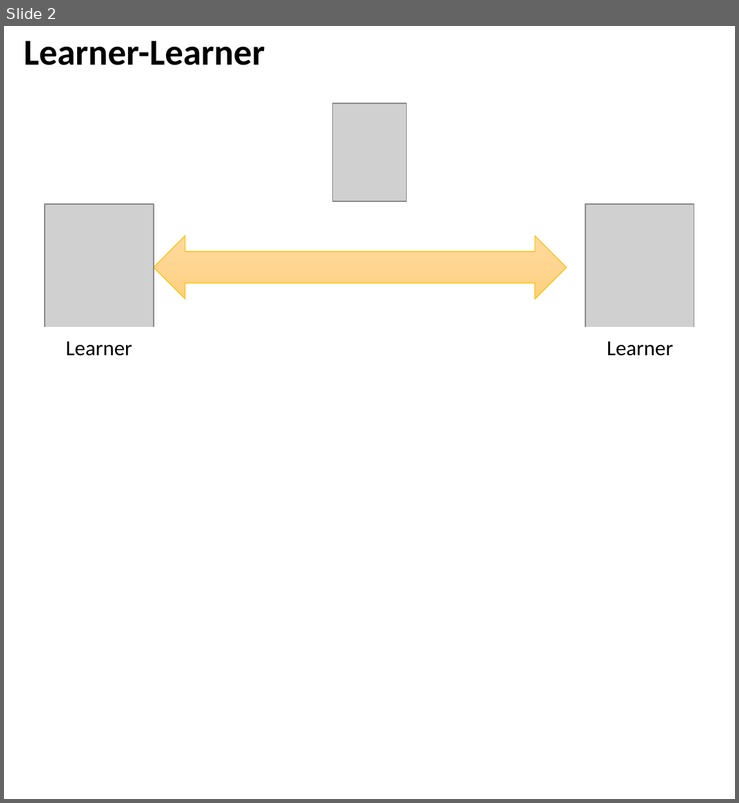
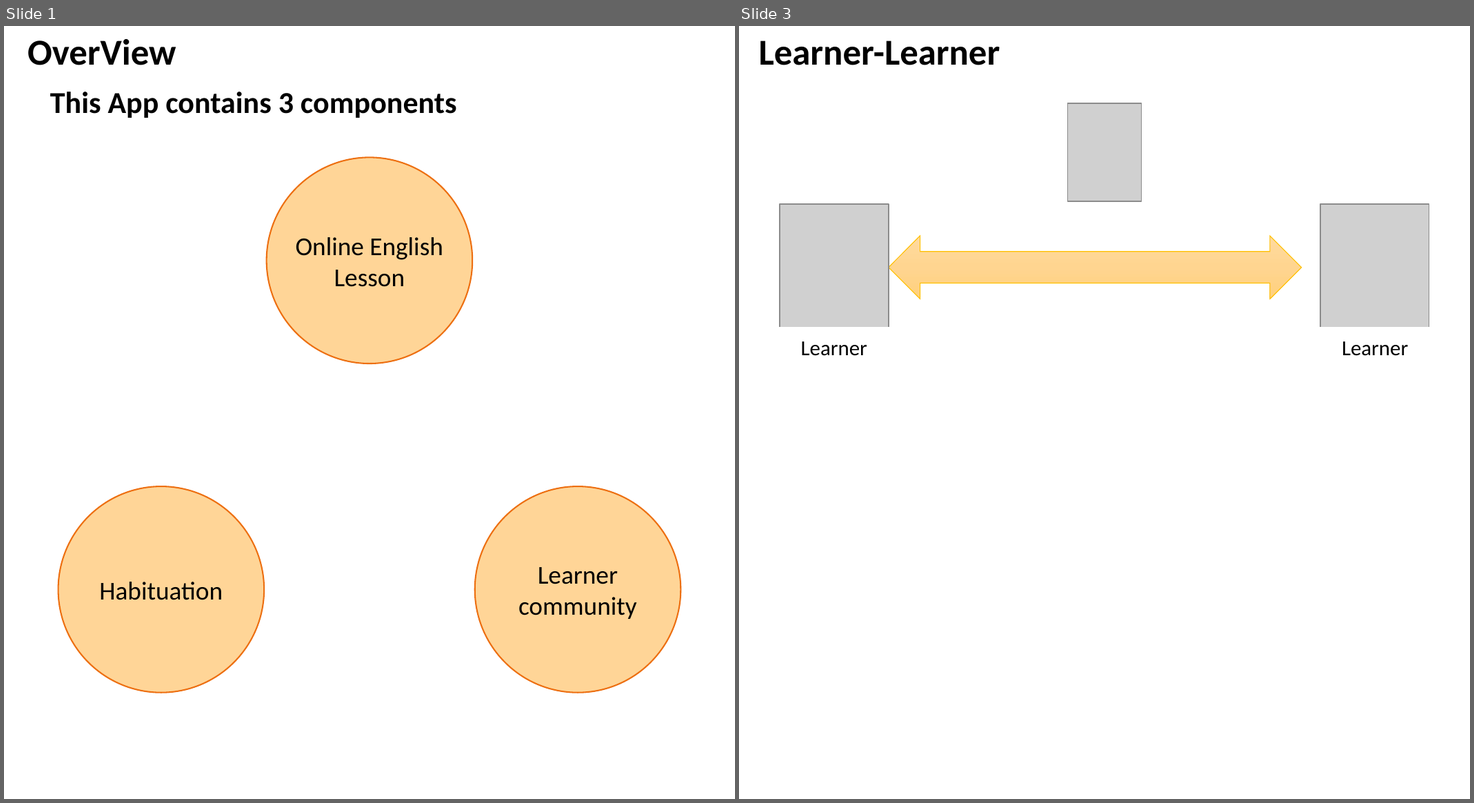
Before and after one commit to teamCairo/convas, a slide deck: zz_document/project_Parfait/conceptUI.pptx. Shown side by side, each under a label of ours: slide 2 before the commit, slides 1 and 3 after it; the slides between them are not shown. The pictures are 739x803 and 1474x803 pixels, drawn with LibreOffice and Linux fonts; fonts in the diff are those of the drawing; grey boxes stand for pictures. Boxes give left, top, right and bottom in pixels: in the first picture for what was removed or moved away, otherwise in the second. Text is boxed around its words. In the diff, an @@ line names an element or a change of style, - is before the commit and + after.

```diff
--- a/zz_document/project_Parfait/conceptUI.pptx
+++ b/zz_document/project_Parfait/conceptUI.pptx
@@ slide 1 added at <box>4,26,735,799</box>, background #FFFFFF @@
@@ rectangle added at <box>17,27,347,74</box>, fill #FFFFFF, outline #FFFFFF 1 pt, 25.4 pt, text #000000, bold @@
+OverView
@@ rectangle added at <box>40,65,535,136</box>, fill #FFFFFF, outline #FFFFFF 1 pt, 21.2 pt, text #000000, bold @@
+This App contains 3 components
@@ ellipse added at <box>267,158,473,364</box>, fill #FFD597, outline #ED6F11 1 pt, 18 pt, text #000000 @@
+Online English
+Lesson
@@ ellipse added at <box>59,486,265,693</box>, fill #FFD597, outline #ED6F11 1 pt, 18 pt, text #000000 @@
+Habituation
@@ ellipse added at <box>475,486,681,693</box>, fill #FFD597, outline #ED6F11 1 pt, 18 pt, text #000000 @@
+Learner
+community
@@ what was slide 2 is now slide 3 @@
```
Also in this commit, not shown: 1 slide changed, 7 other files.
